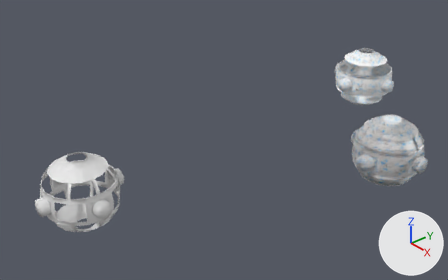
Before and after pictures for a commit that changed the Blender file KBARF_3D/GameRoom4.blend.
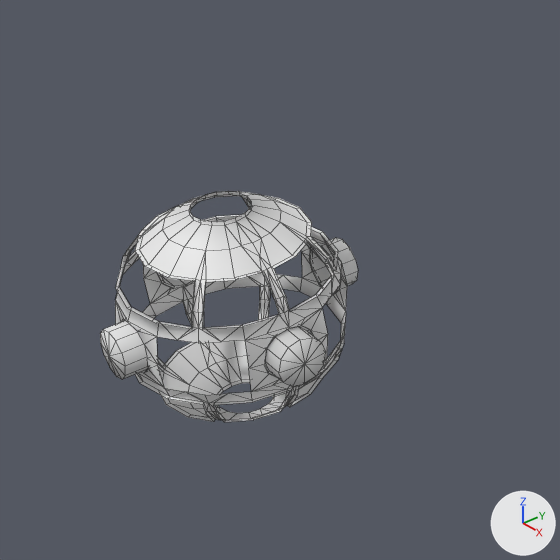
There are two pictures of each version: one whole from a 50 mm camera at (32.42, -15.63, 22.61) aimed at (1.42, 11.34, 0.47), one close up on the part from 0% to 43% of the width and 31% to 100% of the height. Lighting does not change. The marker at lower right points along +X, +Y and +Z. The close-ups show mesh edges as thin lines.

In view in the first close-up: 'mainship_mod.002'.
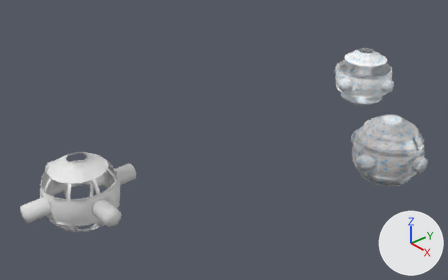
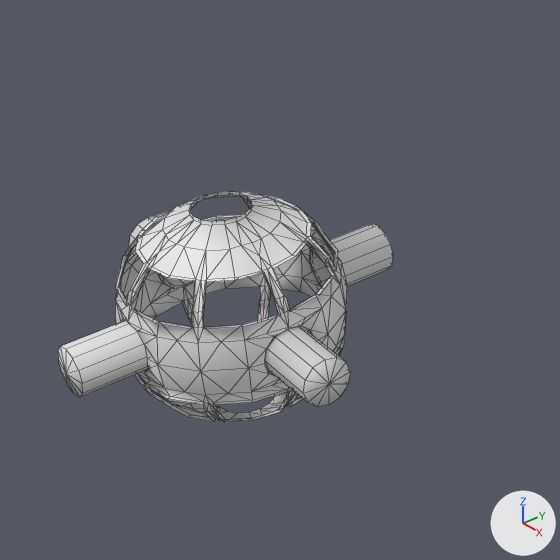
Patch to the scene script:
```diff
--- a/KBARF_3D/GameRoom4.blend.py
+++ b/KBARF_3D/GameRoom4.blend.py
@@ me_mainship_mod_002 @@
 # used by ob_mainship_mod_002; location = (0.0, 0.0, 0.0)
-me_mainship_mod_002.from_pydata(...)  # 98 vertices, 91 faces, 3 loose edges; spans x 0.0..3.1, y 0.0..3.1, z 0.0..2.65
+me_mainship_mod_002.from_pydata(...)  # 106 vertices, 114 faces; spans x 0.0..4.1, y 0.0..4.1, z 0.0..2.65
+# me_mainship_mod_002 part 1
+# 2 vertices are removed from x 0.0, y 1.96..2.5, z 1.0..1.86
+# 91 faces are deleted
+# 3 loose edges are deleted
+# 5 vertices in x 3.0..3.1, y 0.0..0.59, z 0.0..0.59 move by (1.0, 0.0, 0.0)
+# 5 vertices in x 0.0..0.59, y 3.0..3.1, z 0.0..0.59 move by (0.0, 1.0, 0.0)
+# 10 vertices are added at x 0.0..0.49, y 1.27..2.47, z 0.68..2.28
+# 114 new faces join them
```

Changed parts and their boxes (x1, y1, x2, y2) in the close-ups (560 x 560 px):
'mainship_mod.002', reshaped (30% wider): before (100, 191, 358, 422); after (58, 191, 393, 422)
